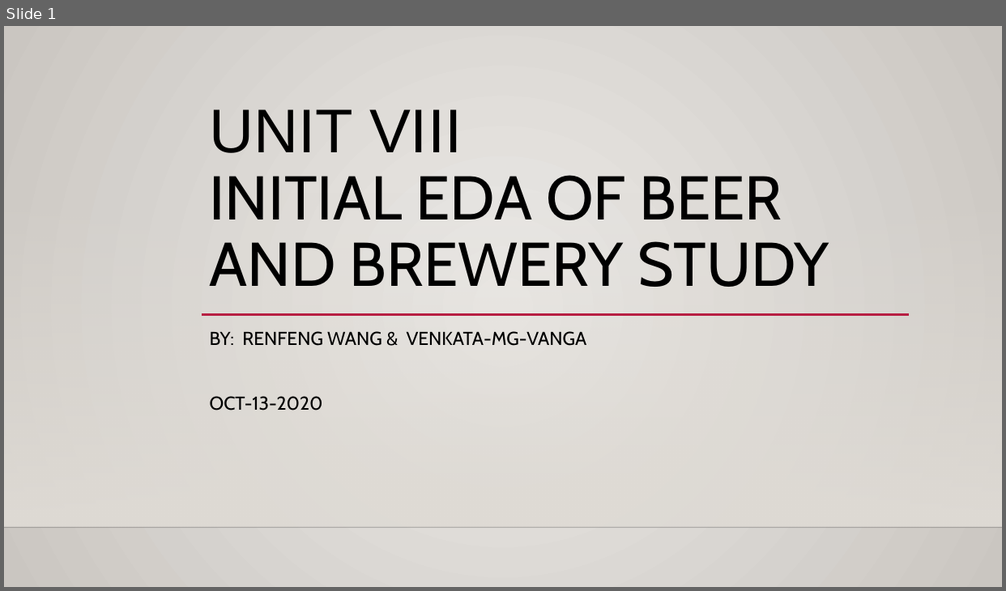
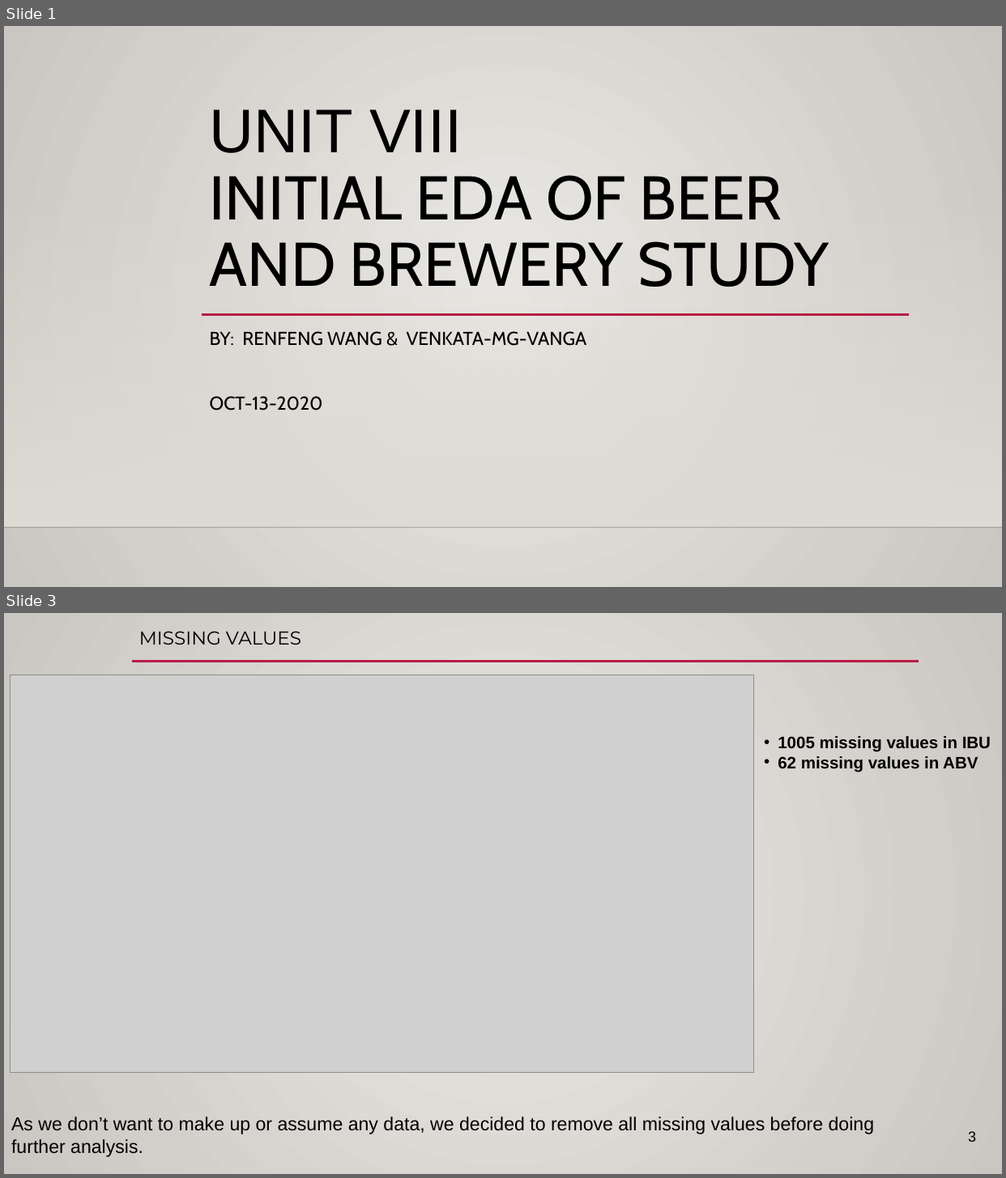
Before and after one commit to VenkataVanga/MSDS-6306, a slide deck: Unit8_Live_Session_Assignment.pptx. Shown one above the other, each under a label of ours: slide 1 before the commit, slides 1 and 3 after it; the slides between them are not shown. The pictures are 1006x591 and 1006x1178 pixels, drawn with LibreOffice and Linux fonts; fonts in the diff are those of the drawing; grey boxes stand for pictures; background and template pictures are left out. Boxes give left, top, right and bottom in pixels: in the first picture for what was removed or moved away, otherwise in the second. Text is boxed around its words. In the diff, an @@ line names an element or a change of style, - is before the commit and + after.

```diff
--- a/Unit8_Live_Session_Assignment.pptx
+++ b/Unit8_Live_Session_Assignment.pptx
@@ slide 3 added at (4,613,1002,1174), background gradient #ECEAE7 to #CAC7C1 @@
@@ title added at (139,631,301,645), 18 pt, text #000000 @@
+MISSING VALUES
@@ line added from (132, 661) to (918, 661), #B71E42 2.5 pt @@
@@ picture added at (10,675,754,1072) @@
@@ text added at (778,736,991,772), 16 pt, text #000000, bold @@
+• 1005 missing values in IBU
+• 62 missing values in ABV
@@ text added at (11,1117,875,1157), 18 pt, text #000000 @@
+As we don’t want to make up or assume any data, we decided to remove all missing values before doing further analysis.
@@ page number added at (968,1131,976,1142), 14 pt, text #000000 @@
+3
```
Also in this commit, not shown: 3 slides changed, 4 other slides added, 2 slides removed.
